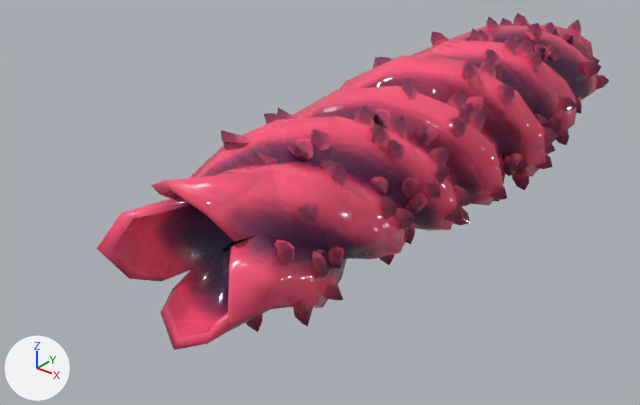
Before and after pictures for a commit that changed the Blender file GooTentacle.blend.
Before and after are seen from a 50 mm camera at (8.99, -21.67, 6.85) aimed at (-1.04, -9.14, -0.92). Lighting does not change. The marker at lower left points along +X, +Y and +Z.

The first picture shows 'Tongue.001'.
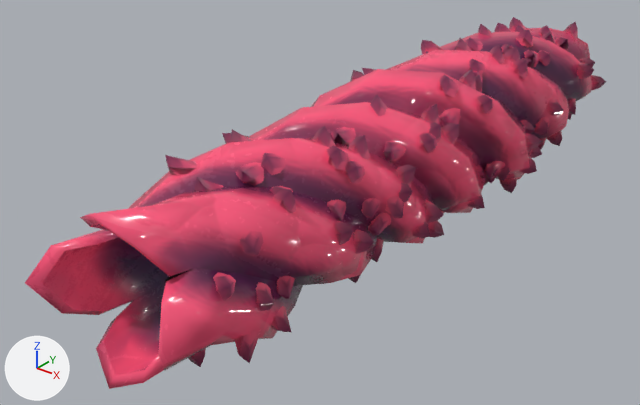
The newer file adds a shape key; the second version is drawn at full value of the shape key 'DickPull' of 'Tongue.001', and the change is written as the vertex moves it makes.

Where the change shows, as pixel boxes [x1, y1, x2, y2] in the pictures (640 x 405 px; the box of a moved part takes in the faces that stretch with it):
```json
{"object": "Tongue.001", "change": "reshaped", "before": [97, 13, 609, 350], "after": [25, 17, 606, 389], "on screen": "13% wider, 10% taller"}
{"part": 1, "of": "me_nurbscurve_003", "change": "moved or reshaped", "before": [275, 239, 294, 266], "after": [213, 272, 236, 301]}
{"part": 2, "of": "me_nurbscurve_003", "change": "moved or reshaped", "before": [293, 295, 316, 327], "after": [235, 330, 260, 363]}
{"part": 3, "of": "me_nurbscurve_003", "change": "moved or reshaped", "before": [246, 314, 263, 332], "after": [188, 348, 206, 367]}
{"part": 4, "of": "me_nurbscurve_003", "change": "moved or reshaped", "before": [312, 251, 329, 278], "after": [256, 282, 274, 311]}
{"part": 5, "of": "me_nurbscurve_003", "change": "moved or reshaped", "before": [251, 150, 277, 163], "after": [194, 177, 224, 191]}
{"part": 6, "of": "me_nurbscurve_003", "change": "moved or reshaped", "before": [298, 201, 319, 225], "after": [240, 231, 263, 256]}
{"part": 7, "of": "me_nurbscurve_003", "change": "moved or reshaped", "before": [325, 276, 343, 301], "after": [272, 306, 291, 332]}
{"part": 8, "of": "me_nurbscurve_003", "change": "moved or reshaped", "before": [221, 130, 250, 150], "after": [165, 155, 197, 176]}
{"part": 9, "of": "me_nurbscurve_003", "change": "moved or reshaped", "before": [288, 138, 313, 160], "after": [236, 162, 264, 186]}
{"part": 10, "of": "me_nurbscurve_003", "change": "moved or reshaped", "before": [328, 246, 344, 269], "after": [277, 276, 295, 299]}
{"part": 11, "of": "me_nurbscurve_003", "change": "moved or reshaped", "before": [277, 108, 296, 120], "after": [230, 129, 252, 142]}
{"part": 12, "of": "me_nurbscurve_003", "change": "moved or reshaped", "before": [311, 129, 332, 151], "after": [262, 153, 286, 175]}
{"part": 13, "of": "me_nurbscurve_003", "change": "moved or reshaped", "before": [97, 13, 609, 350], "after": [25, 17, 606, 389]}
```

The change, as JSON lines over the scene's bpy script:
```json
{"block": "me_nurbscurve_003", "where": "# used by ob_tongue_001; location = (0.0, 0.0, 0.0)"}
{"op": "remove", "block": "me_nurbscurve_003", "code": "me_nurbscurve_003.from_pydata(...)  # 3675 vertices, 3176 faces; spans x -1.95..2.03, y -14.35..0.2, z -2.02..1.93"}
{"op": "add", "block": "me_nurbscurve_003", "code": "me_nurbscurve_003.from_pydata(...)  # 3675 vertices, 3176 faces; spans x -1.85..1.92, y -15.67..0.09, z -1.91..1.84"}
{"block": "me_nurbscurve_003", "change": "me_nurbscurve_003 part 1: the loose piece of 19 vertices spanning x 0.89..1.45, y -12.98..-12.32, z 0.01..0.51 is moved by (-0.02, -1.28, 0.0)"}
{"block": "me_nurbscurve_003", "change": "me_nurbscurve_003 part 2: the loose piece of 19 vertices spanning x 1.1..1.61, y -12.79..-12.05, z -0.95..-0.47 is moved by (-0.03, -1.28, 0.02)"}
{"block": "me_nurbscurve_003", "change": "me_nurbscurve_003 part 3: the loose piece of 19 vertices spanning x 0.13..0.66, y -12.92..-12.29, z -1.35..-0.83 is moved by (-0.01, -1.29, 0.03)"}
{"block": "me_nurbscurve_003", "change": "me_nurbscurve_003 part 4: the loose piece of 19 vertices spanning x 0.98..1.63, y -12.32..-11.7, z -0.42..0.02 is scaled about its middle by (0.98, 1.04, 0.977), then moved by (-0.03, -1.26, 0.01)"}
{"block": "me_nurbscurve_003", "change": "me_nurbscurve_003 part 5: the loose piece of 19 vertices spanning x -0.17..0.28, y -12.17..-11.46, z 0.92..1.46 is scaled about its middle by (0.976, 1.05, 0.98), then moved by (0.0, -1.25, -0.02)"}
{"block": "me_nurbscurve_003", "change": "me_nurbscurve_003 part 6: the loose piece of 19 vertices spanning x 0.84..1.38, y -12.36..-11.65, z 0.51..0.89 is scaled about its middle by (0.981, 1.04, 0.976), then moved by (-0.03, -1.26, -0.01)"}
{"block": "me_nurbscurve_003", "change": "me_nurbscurve_003 part 7: the loose piece of 19 vertices spanning x 0.91..1.57, y -11.9..-11.35, z -1.0..-0.52 is scaled about its middle by (0.978, 1.05, 0.976), then moved by (-0.03, -1.25, 0.02)"}
{"block": "me_nurbscurve_003", "change": "me_nurbscurve_003 part 8: the loose piece of 19 vertices spanning x -0.95..-0.5, y -12.0..-11.26, z 1.01..1.53 is scaled about its middle by (0.976, 1.05, 0.979), then moved by (0.02, -1.24, -0.03)"}
{"block": "me_nurbscurve_003", "change": "me_nurbscurve_003 part 9: the loose piece of 19 vertices spanning x 0.04..0.51, y -11.59..-10.8, z 1.04..1.46 is scaled about its middle by (0.974, 1.07, 0.974), then moved by (-0.01, -1.21, -0.03)"}
{"block": "me_nurbscurve_003", "change": "me_nurbscurve_003 part 10: the loose piece of 19 vertices spanning x 0.92..1.46, y -11.75..-11.02, z -0.47..-0.02 is scaled about its middle by (0.978, 1.06, 0.975), then moved by (-0.03, -1.23, 0.01)"}
{"block": "me_nurbscurve_003", "change": "me_nurbscurve_003 part 11: the loose piece of 19 vertices spanning x -0.72..-0.16, y -10.86..-10.33, z 1.06..1.61 is scaled about its middle by (0.97, 1.08, 0.972), then moved by (0.01, -1.16, -0.03)"}
{"block": "me_nurbscurve_003", "change": "me_nurbscurve_003 part 12: the loose piece of 19 vertices spanning x 0.18..0.56, y -11.14..-10.39, z 1.07..1.57 is scaled about its middle by (0.97, 1.08, 0.974), then moved by (-0.01, -1.18, -0.03)"}
{"block": "me_nurbscurve_003", "change": "me_nurbscurve_003 part 13: 3219 of 3675 vertices moved; they spanned x -1.95..2.03, y -14.35..0.2, z -2.02..1.93 and now span x -1.85..1.92, y -15.67..0.09, z -1.91..1.84; mean shift (-0.01, -0.66, 0.0); largest move (-1.33, -14.35, 0.17) -> (-1.31, -15.67, 0.17)"}
```
